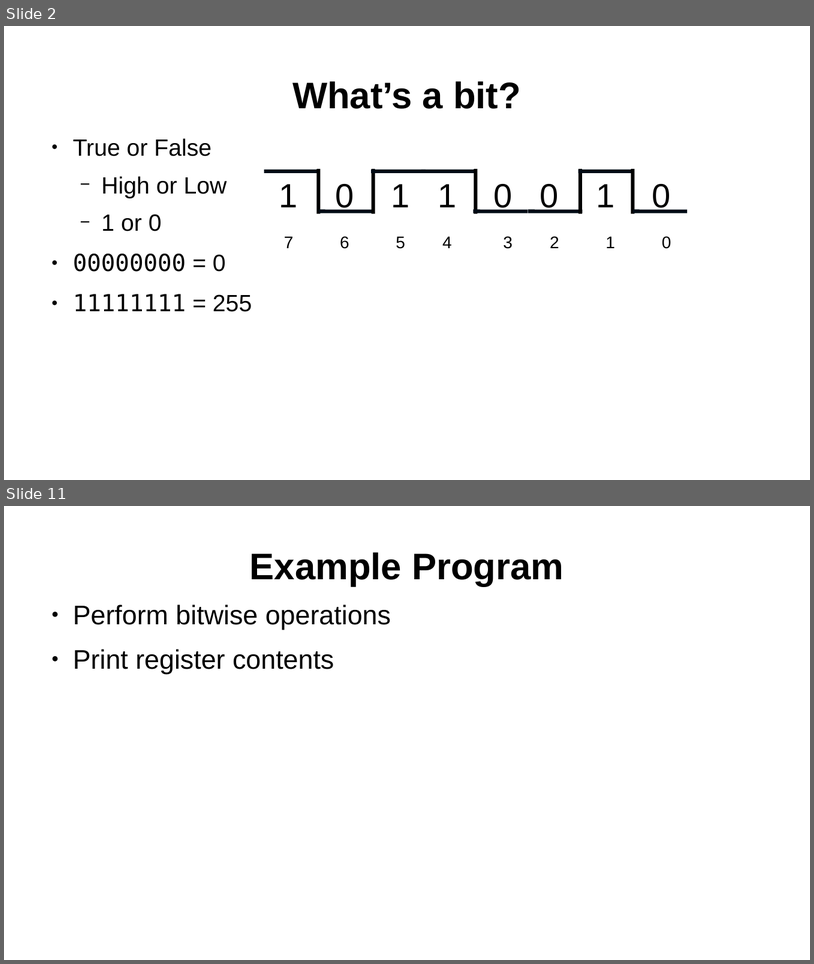
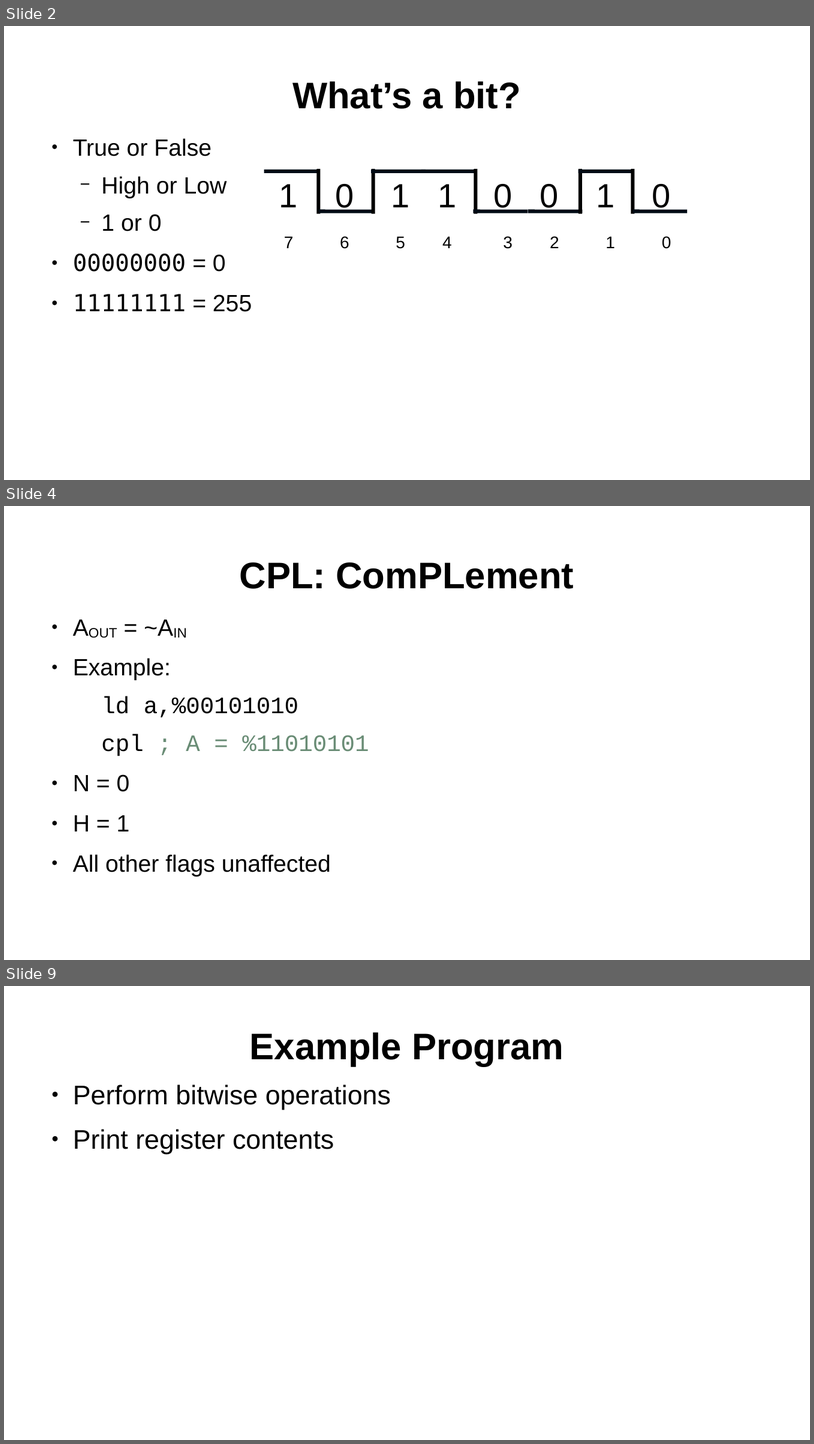
Before and after one commit to SlithyMatt/zxs-assembly-tutorial, a slide deck: Lesson7/Lesson7.odp. Shown one above the other, each under a label of ours: slides 2 and 11 before the commit, slides 2, 4 and 9 after it; the slides between them are not shown. The pictures are 814x964 and 814x1444 pixels, drawn with LibreOffice and Linux fonts; fonts in the diff are those of the drawing. Boxes give left, top, right and bottom in pixels: in the first picture for what was removed or moved away, otherwise in the second. Text is boxed around its words. In the diff, an @@ line names an element or a change of style, - is before the commit and + after.

```diff
--- a/Lesson7/Lesson7.odp
+++ b/Lesson7/Lesson7.odp
@@ slide 4 added at box(4, 506, 810, 960), background #FFFFFF @@
@@ title added at box(240, 562, 574, 589), 44 pt, text #000000, bold @@
+CPL: ComPLement
@@ text added at box(73, 658, 369, 876), 28 pt, text #000000 @@
+● AOUT = ~AIN
+● Example:
+  ld a,%00101010
+  cpl ; A = %11010101
+● N = 0
+● H = 1
+● All other flags unaffected
@@ what was slide 11 is now slide 9 @@
```
Also in this commit, not shown: 5 other slides added, 8 slides removed.
